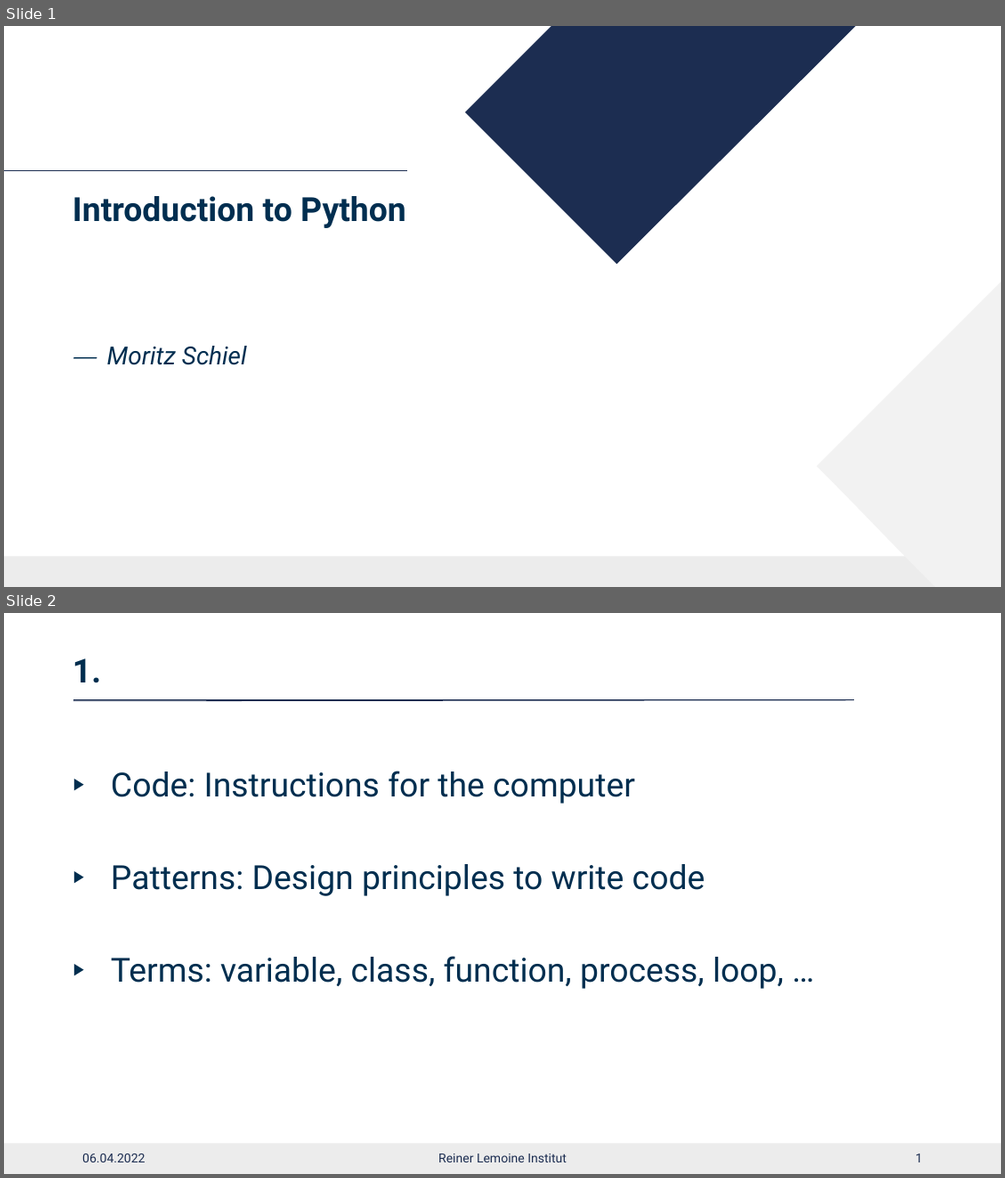
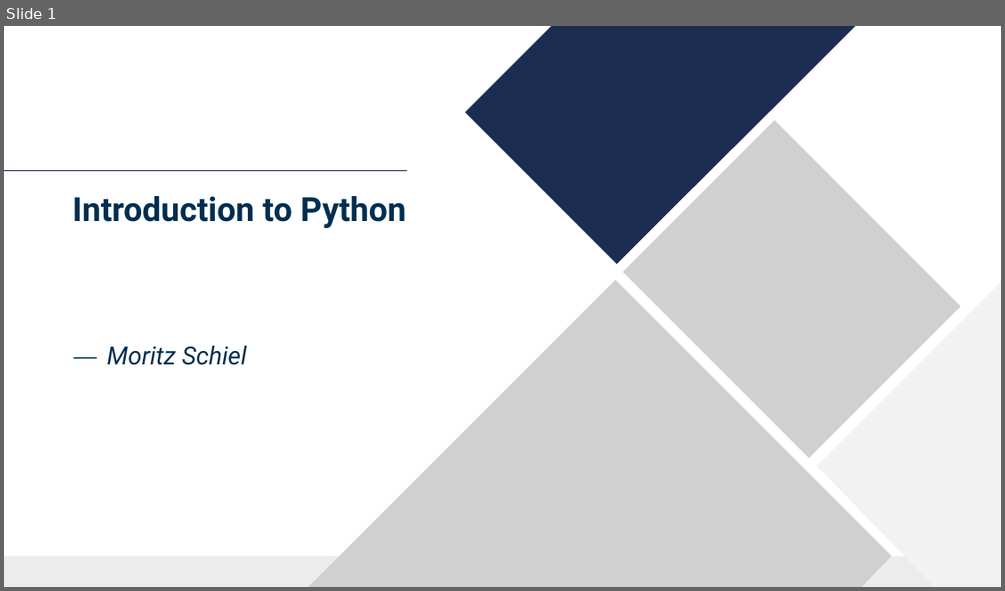
Before and after one commit to rl-institut/workshop, a slide deck: learn-python/presentations/2022-04-05_python_intro_draft.pptx. Shown one above the other, each under a label of ours: slides 1 and 2 before the commit, slide 1 after it. The pictures are 1005x1178 and 1005x591 pixels, drawn with LibreOffice and Linux fonts; fonts in the diff are those of the drawing; grey boxes stand for pictures; background and template pictures are left out. Boxes give left, top, right and bottom in pixels: in the first picture for what was removed or moved away, otherwise in the second. Text is boxed around its words. In the diff, an @@ line names an element or a change of style, - is before the commit and + after.

```diff
--- a/learn-python/presentations/2022-04-05_python_intro_draft.pptx
+++ b/learn-python/presentations/2022-04-05_python_intro_draft.pptx
@@ slide 2 removed at (x1=4, y1=613, x2=1001, y2=1174), background #FFFFFF; not listed: 1 template element that a slide beside it also shows @@
@@ title removed at (x1=73, y1=658, x2=101, y2=683) @@
-1.
@@ line removed from (73, 701) to (853, 699) @@
@@ line removed from (73, 699) to (853, 699) @@
@@ text removed at (x1=111, y1=771, x2=784, y2=989) @@
-▶ Code: Instructions for the computer
-▶ Patterns: Design principles to write code
-▶ Terms: variable, class, function, process, loop, …
@@ text removed at (x1=82, y1=1153, x2=145, y2=1162) @@
-06.04.2022
@@ text removed at (x1=438, y1=1153, x2=566, y2=1162) @@
-Reiner Lemoine Institut
@@ page number removed at (x1=915, y1=1153, x2=922, y2=1162) @@
-1
@@ slide 1 changed as well @@
@@ freeform shape at (x1=465, y1=26, x2=857, y2=264): outline redrawn @@
@@ picture added at (x1=623, y1=120, x2=961, y2=458) @@
@@ picture added at (x1=302, y1=280, x2=892, y2=587) @@
```
Also in this commit, not shown: 3 other slides changed, 2 slides added, 2 other slides removed.
